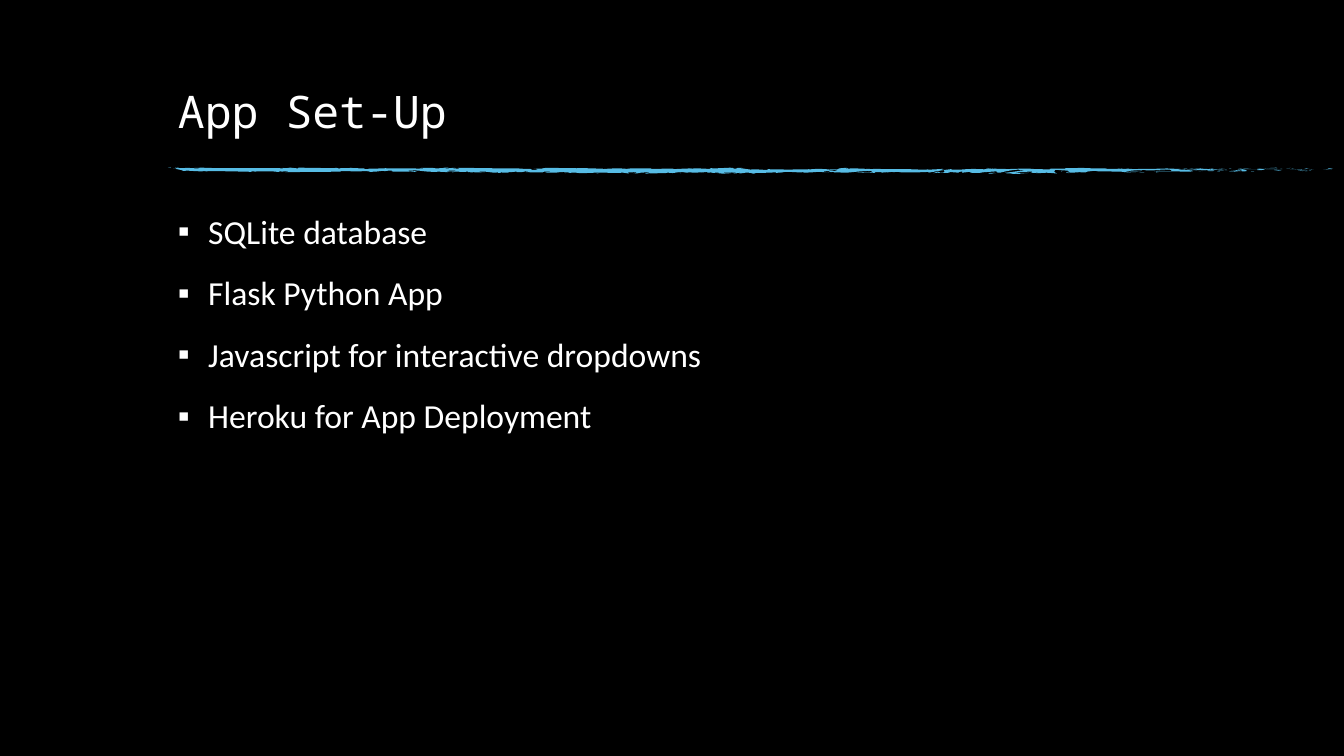
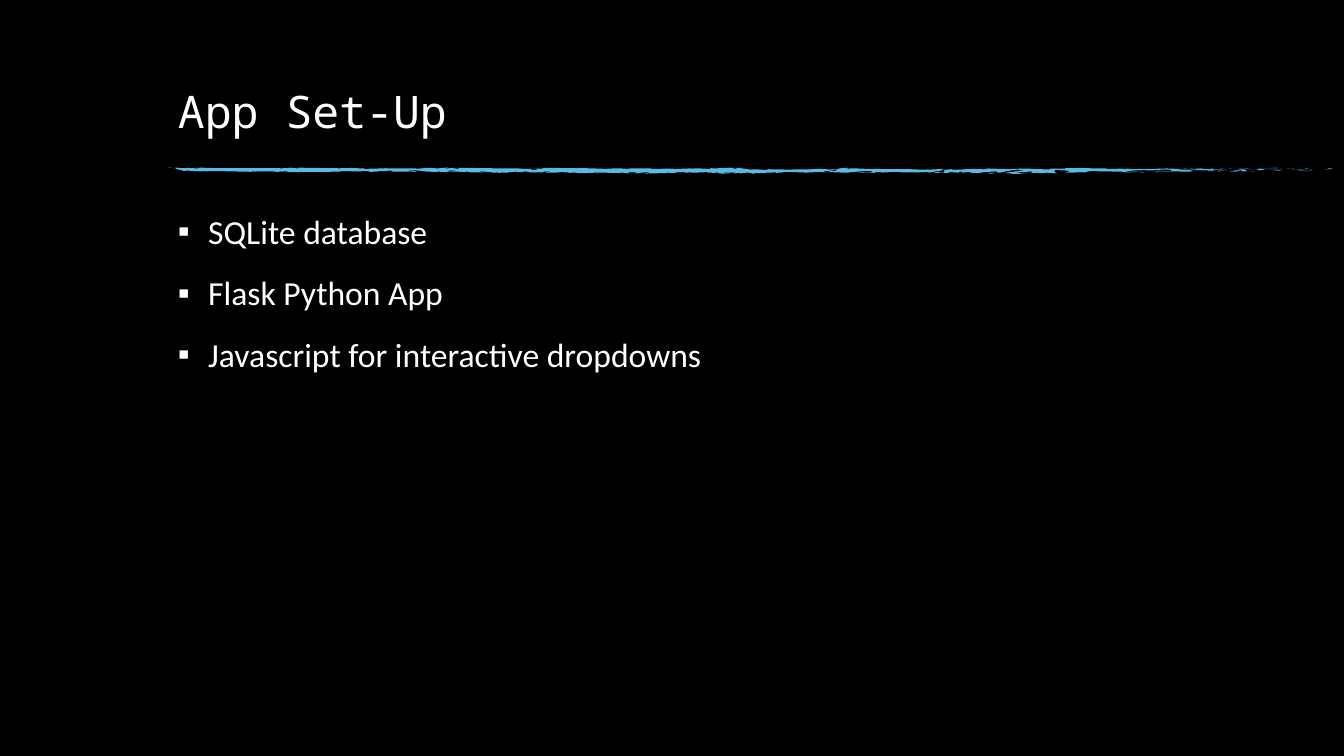
Before and after one commit to LeaLamatina/Project-2, a slide deck: slide 6 of Comparative Baseball Dashboard.pptx (slide 4 before the commit). Drawn at 1344x756 pixels with LibreOffice and Linux fonts; fonts in the diff are those of the drawing; background and template pictures are left out. Boxes give left, top, right and bottom in pixels: in the first picture for what was removed or moved away, otherwise in the second. Text is boxed around its words. In the diff, an @@ line names an element or a change of style, - is before the commit and + after.

```diff
--- a/Comparative Baseball Dashboard.pptx
+++ b/Comparative Baseball Dashboard.pptx
@@ text at [208, 404, 592, 434]: paragraph removed @@
-▪ Heroku for App Deployment
```
Also in this commit, not shown: 1 other slide changed, 2 slides added, 2 other files.
